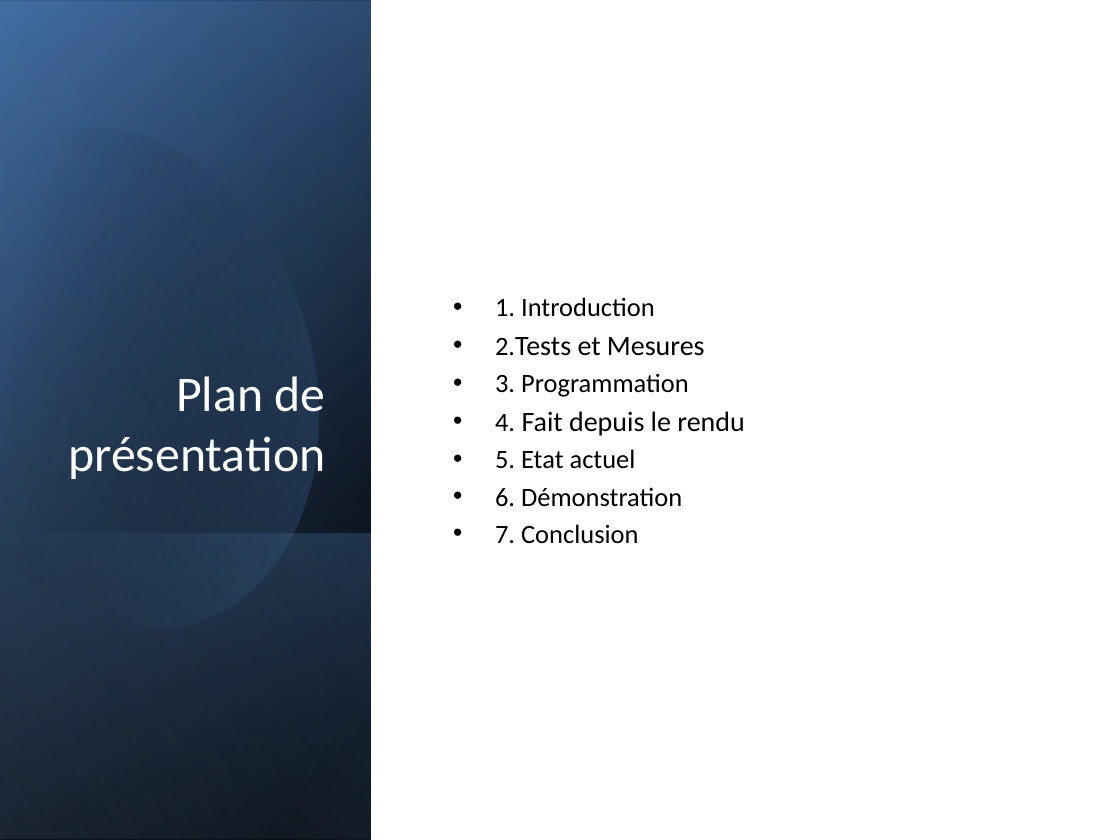
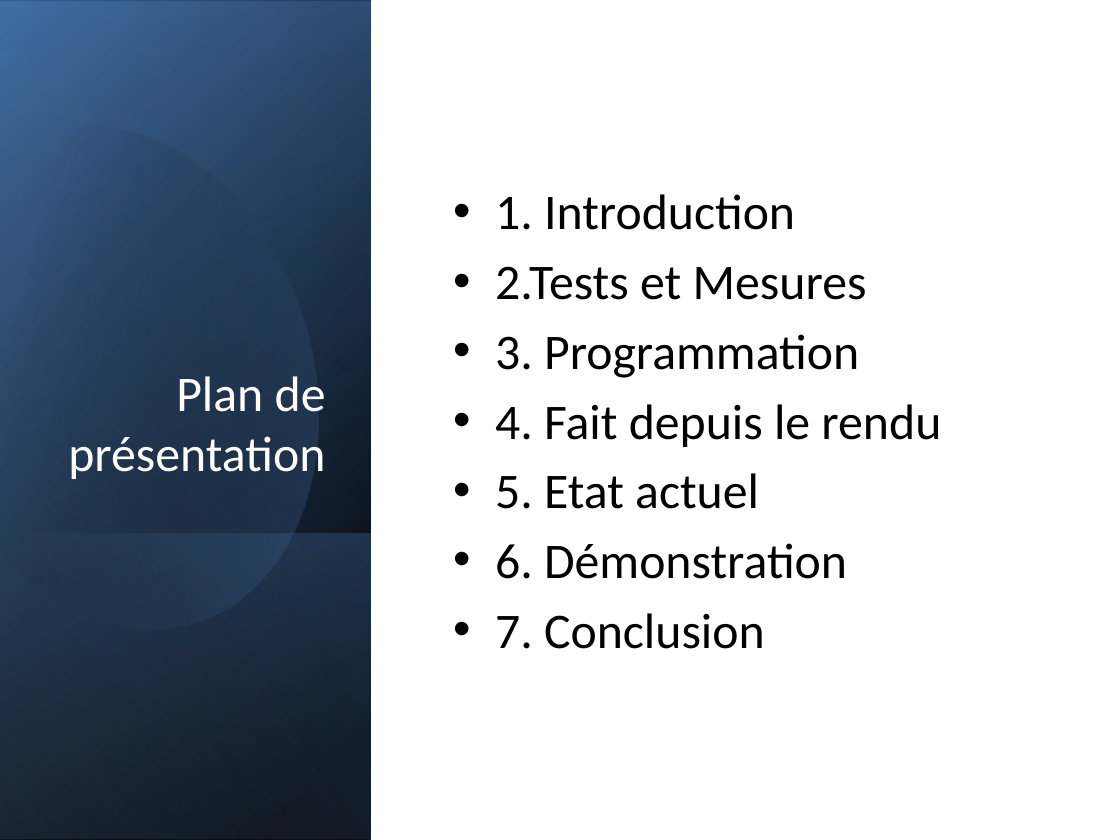
Before and after one commit to Sweedy3960/2414_SPB7_DOC, a slide deck: slide 2 of Doc/2414_Presentation.pptx. Drawn at 1120x840 pixels with LibreOffice and Linux fonts; fonts in the diff are those of the drawing. Boxes give left, top, right and bottom in pixels: in the first picture for what was removed or moved away, otherwise in the second. Text is boxed around its words. In the diff, an @@ line names an element or a change of style, - is before the commit and + after.

```diff
--- a/Doc/2414_Presentation.pptx
+++ b/Doc/2414_Presentation.pptx
@@ text "1. Introduction" at <box>495,194,941,649</box>: size 17 to 32 pt in "1. Introduction", "2.Tests", "3. Programmation", "4." and 3 more places; size 18 to 32 pt in "2.Tests et Mesures", "Fait depuis le rendu"; more space between paragraphs @@
```
Also in this commit, not shown: 11 other slides changed, 1 slide added, 2 slides removed, 4 other files.
